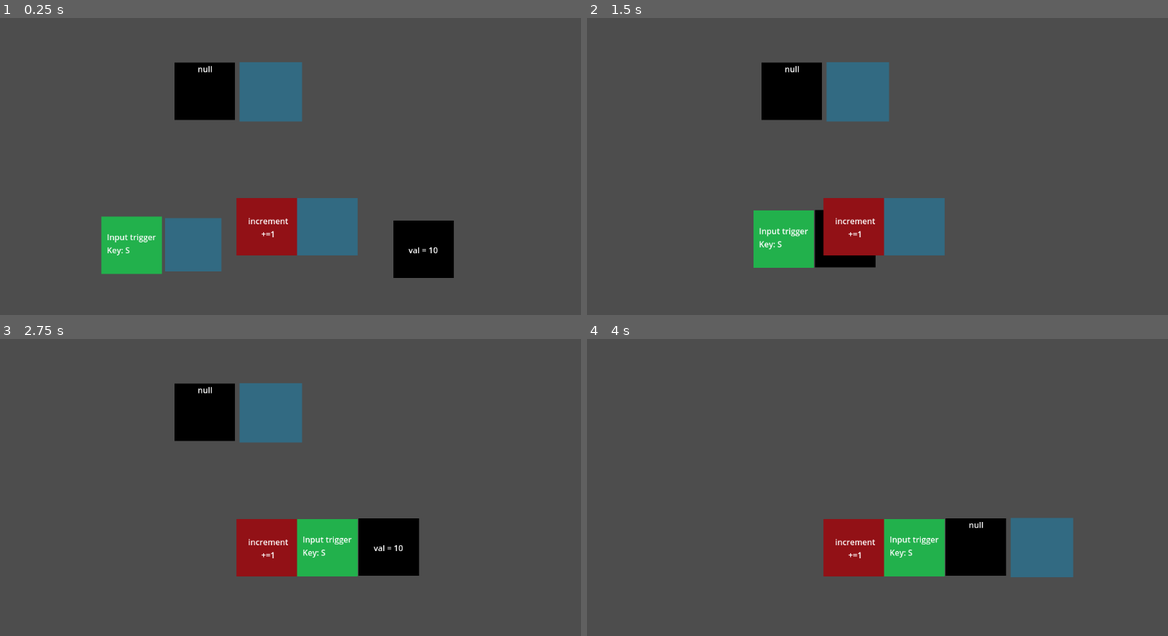
Above: before the commit, frames 1-4 (two rows, left to right).
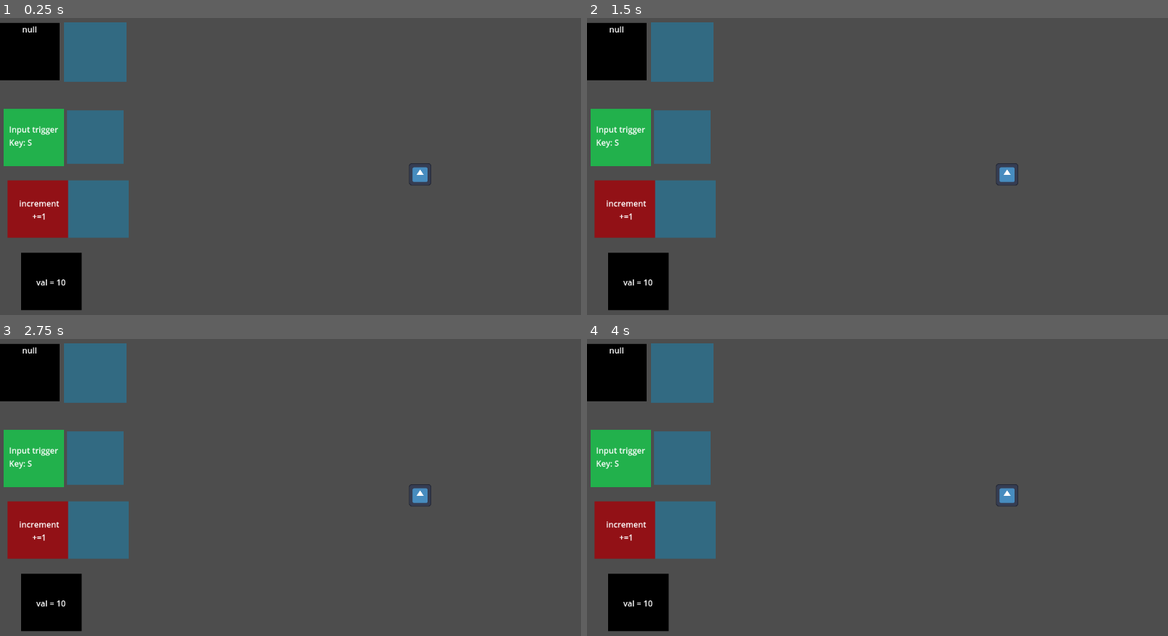
Above: after the commit, the same moments.

Repository: H1lp0p/CodingAdventure_1_game_for_Fantom
Game: Godot game, scene res://test.tscn
Two runs of this game, one before a commit and one after it. Both use one fixed random seed, a clock stepped at 60 frames per second and the inputs below. The engine's default icon, where the game draws it, is replaced by a stand-in: a white triangle on a blue panel in a dark square.
Inputs (mouse positions are in pixels of both pictures, inside the frame that each line leads up to):
- Up to frame 1 (0.25 s): no input
- Up to frame 2 (1.5 s): tap Enter at 0.5 s; drag from (1011, 249) to (778, 243) at 0.52 s; tap Space at 1.25 s; drag from (720, 246) to (912, 225) at 1.27 s
- Up to frame 3 (2.75 s): tap Enter at 2 s; move the mouse to (267, 546) at 2.02 s; click (267, 546) at 2.17 s
- Up to frame 4 (4 s): tap Space at 2.75 s; drag from (790, 413) to (976, 546) at 2.77 s; tap Enter at 3.5 s; move the mouse to (1051, 549) at 3.52 s; click (1051, 549) at 3.67 s

The runs differ from the first frame. In frame 1, 28% of the frame differs, in the area x 0-79%, y 1-99%; in frame 2, 25%; in frame 3, 24%; in frame 4, 22%.

Commit message:
Added movement to level 1

Diff:
--- /dev/null
+++ b/assets/Player/player.gd
@@ -0,0 +1,24 @@
+extends CharacterBody2D
+class_name Player
+
+@export var speed = 5
+var direction : Vector2 = Vector2(0,0)
+
+
+
+func setVelcity(new_vel: Vector2):
+	if (new_vel != velocity):
+		direction = new_vel.normalized()
+
+func get_vel():
+	return direction
+
+func stop():
+	direction = Vector2(0,0)
+	velocity = direction
+
+
+func _physics_process(delta):
+	velocity = direction * speed
+	print(velocity)
+	move_and_slide()
--- /dev/null
+++ b/assets/Player/player.tscn
@@ -0,0 +1,17 @@
+[gd_scene load_steps=4 format=3 uid="uid://f3xxrbtdtdgl"]
+
+[ext_resource type="Script" path="res://assets/Player/player.gd" id="1_pgitq"]
+[ext_resource type="Texture2D" uid="uid://cq0hlsgco3u7s" path="res://icon.svg" id="1_t1wmh"]
+
+[sub_resource type="RectangleShape2D" id="RectangleShape2D_udb7w"]
+size = Vector2(44, 44)
+
+[node name="Player" type="CharacterBody2D"]
+script = ExtResource("1_pgitq")
+
+[node name="CollisionShape2D" type="CollisionShape2D" parent="."]
+shape = SubResource("RectangleShape2D_udb7w")
+
+[node name="Sprite2D" type="Sprite2D" parent="."]
+scale = Vector2(0.34375, 0.34375)
+texture = ExtResource("1_t1wmh")
--- a/assets/blocks/BaseBlock/BaseBlock.gd
+++ b/assets/blocks/BaseBlock/BaseBlock.gd
@@ -14,6 +14,12 @@
 
 func get_info() -> String: return "Baseblock"
 
+func on_execution_end(): pass
+
+func goto_next_block():
+	if (child_block != null):
+		child_block.execute()
+
 func move(new_pos: Vector2):
 	if (child_block != null):
 		var now_delta = child_block.global_position - global_position
--- a/assets/blocks/InputTriggerBlock/InputTriggerBlock.gd
+++ b/assets/blocks/InputTriggerBlock/InputTriggerBlock.gd
@@ -5,18 +5,28 @@
 
 @onready var dropable = $Dorpable
 
+var _is_already_pressed: bool = false
+
 func _ready():
 	dropable.set_func = set_child
 
 func _input(event):
 	if Input.is_key_pressed(key_code):
-		execute()
-
+		if  !_is_already_pressed:
+			_is_already_pressed = true
+			execute()
+	else:
+		if _is_already_pressed:
+			_is_already_pressed = false
+			release()
 
 func execute():
 	if child_block != null:
 		print("!")
 		child_block.execute()
 
+func release():
+	if child_block != null:
+		child_block.releas()
 
 func get_info() -> String: return "class: InputTriggerBlock\n" + "Key_kode = " + str(key_code)
--- /dev/null
+++ b/assets/blocks/movementBlock/movementBlock.gd
@@ -0,0 +1,14 @@
+extends BaseBlock
+
+@export var direction: Vector2 = Vector2(0,1)
+
+@export var object_to_move: Player
+
+func execute():
+	if (object_to_move != null and object_to_move is Player):
+		print("Yes")
+		object_to_move.setVelcity(direction)
+
+func releas():
+	if (object_to_move != null and object_to_move is Player):
+		object_to_move.stop()
--- /dev/null
+++ b/assets/blocks/movementBlock/movementBlock.tscn
@@ -0,0 +1,18 @@
+[gd_scene load_steps=4 format=3 uid="uid://bibft3n4vufnh"]
+
+[ext_resource type="Script" path="res://assets/blocks/movementBlock/movementBlock.gd" id="1_td5gi"]
+[ext_resource type="Texture2D" uid="uid://rytnolfmtxq5" path="res://assets/test_srites/red_block.png" id="2_h3jnl"]
+[ext_resource type="PackedScene" uid="uid://tfk3bmu3gd6r" path="res://assets/shared/dragable/dragable.tscn" id="3_4l2ov"]
+
+[node name="MovementBlock" type="Node2D"]
+script = ExtResource("1_td5gi")
+
+[node name="Sprite2D" type="Sprite2D" parent="."]
+texture = ExtResource("2_h3jnl")
+
+[node name="Label" type="Label" parent="Sprite2D"]
+offset_right = 40.0
+offset_bottom = 23.0
+
+[node name="Dragable" parent="." instance=ExtResource("3_4l2ov")]
+scale = Vector2(5.54, 5.54)
--- /dev/null
+++ b/levels/level1/gamecontroller.gd
@@ -0,0 +1,3 @@
+extends Node
+
+@onready var player = $Player
--- /dev/null
+++ b/levels/level1/level1.tscn
@@ -0,0 +1,29 @@
+[gd_scene load_steps=5 format=3 uid="uid://clfqucuhrt8lt"]
+
+[ext_resource type="Script" path="res://levels/level1/gamecontroller.gd" id="1_ris65"]
+[ext_resource type="PackedScene" uid="uid://f3xxrbtdtdgl" path="res://assets/Player/player.tscn" id="2_egvu8"]
+[ext_resource type="PackedScene" uid="uid://cmi4jk1hy00jp" path="res://assets/blocks/InputTriggerBlock/InputtriggerBlock.tscn" id="3_4u33f"]
+[ext_resource type="PackedScene" uid="uid://bibft3n4vufnh" path="res://assets/blocks/movementBlock/movementBlock.tscn" id="4_baw0f"]
+
+[node name="Level1" type="Node2D"]
+script = ExtResource("1_ris65")
+
+[node name="Player" parent="." instance=ExtResource("2_egvu8")]
+position = Vector2(576, 356)
+speed = 50
+
+[node name="InputtriggerBlock" parent="." instance=ExtResource("3_4u33f")]
+position = Vector2(157, 155)
+
+[node name="MovementBlock" parent="." node_paths=PackedStringArray("object_to_move") instance=ExtResource("4_baw0f")]
+position = Vector2(463, 143)
+object_to_move = NodePath("../Player")
+
+[node name="MovementBlock2" parent="." node_paths=PackedStringArray("object_to_move") instance=ExtResource("4_baw0f")]
+position = Vector2(1020, 155)
+direction = Vector2(0, -1)
+object_to_move = NodePath("../Player")
+
+[node name="InputtriggerBlock2" parent="." instance=ExtResource("3_4u33f")]
+position = Vector2(862, 382)
+key_code = 87
--- a/test.tscn
+++ b/test.tscn
@@ -1,22 +1,26 @@
-[gd_scene load_steps=5 format=3 uid="uid://bknibx1t6lrui"]
+[gd_scene load_steps=6 format=3 uid="uid://bknibx1t6lrui"]
 
 [ext_resource type="PackedScene" uid="uid://diq533unn6fno" path="res://assets/blocks/VariableBlock/VariableBlock.tscn" id="1_xhr0b"]
 [ext_resource type="PackedScene" uid="uid://cmi4jk1hy00jp" path="res://assets/blocks/InputTriggerBlock/InputtriggerBlock.tscn" id="4_4ga8a"]
 [ext_resource type="PackedScene" uid="uid://3e0shosyhqod" path="res://assets/blocks/ActionBlock/ActionBlock.tscn" id="5_qyaxo"]
+[ext_resource type="PackedScene" uid="uid://f3xxrbtdtdgl" path="res://assets/Player/player.tscn" id="5_ub5w0"]
 [ext_resource type="PackedScene" uid="uid://d3omd4gc6r555" path="res://assets/blocks/dev_blocks/Info_block/InfoBlock.tscn" id="6_hii36"]
 
 [node name="Node2D" type="Node2D"]
 
 [node name="I" parent="." instance=ExtResource("1_xhr0b")]
-position = Vector2(840, 464)
+position = Vector2(102, 528)
 _variable_name = "val"
 _value = 10
 
 [node name="InputtriggerBlock" parent="." instance=ExtResource("4_4ga8a")]
-position = Vector2(261, 456)
+position = Vector2(67, 242)
 
 [node name="ActionBlock" parent="." instance=ExtResource("5_qyaxo")]
-position = Vector2(529, 419)
+position = Vector2(75, 384)
 
 [node name="InfoBlock" parent="." instance=ExtResource("6_hii36")]
-position = Vector2(406, 150)
+position = Vector2(58, 71)
+
+[node name="Player" parent="." instance=ExtResource("5_ub5w0")]
+position = Vector2(833, 315)
